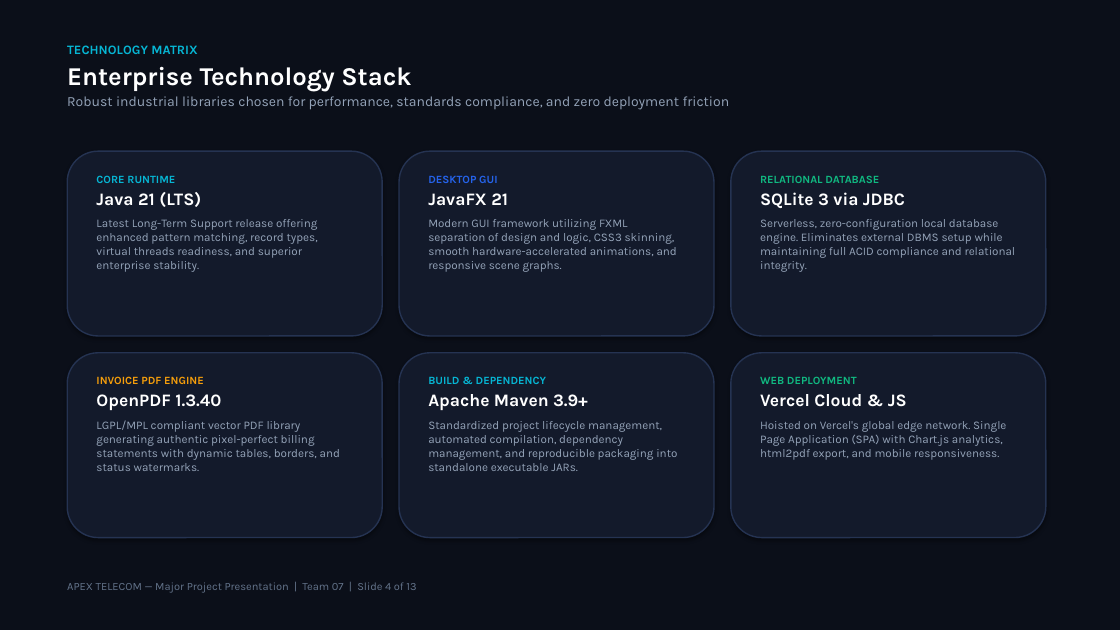
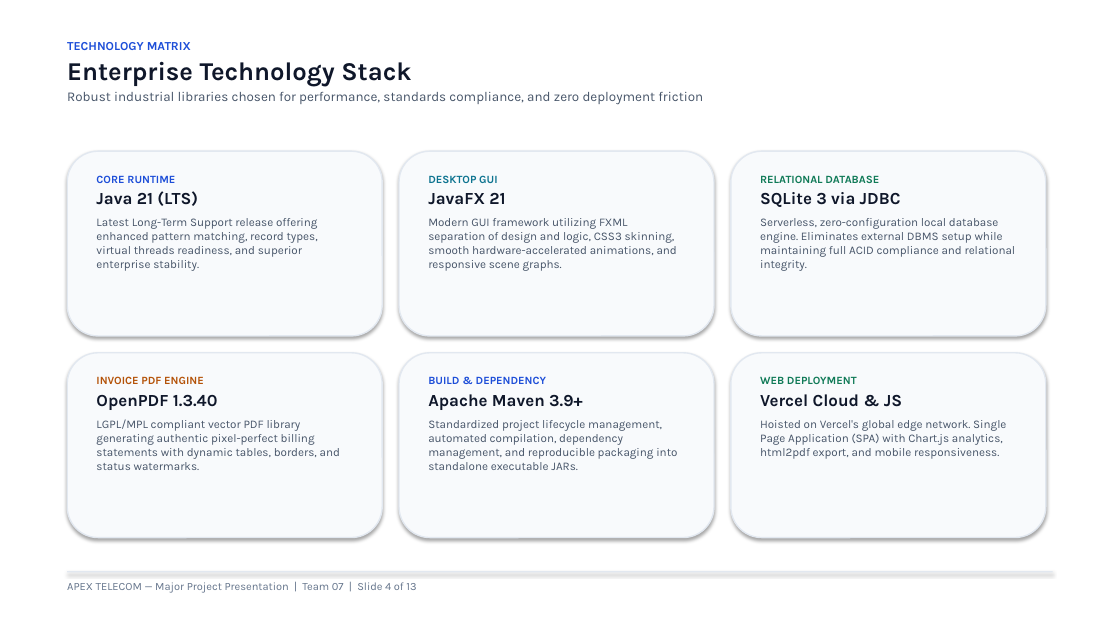
Before and after one commit to ashlesh0805/TelephoneBillManagementSystem, a slide deck: slide 4 of Telephone_Bill_Management_System_Team07.pptx. Drawn at 1120x630 pixels with LibreOffice and Linux fonts; fonts in the diff are those of the drawing. Boxes give left, top, right and bottom in pixels: in the first picture for what was removed or moved away, otherwise in the second. Text is boxed around its words. In the diff, an @@ line names an element or a change of style, - is before the commit and + after.

Commit message:
docs: style presentation deck with clean white theme and decent professional colors

```diff
--- a/Telephone_Bill_Management_System_Team07.pptx
+++ b/Telephone_Bill_Management_System_Team07.pptx
@@ rectangle at (x1=0, y1=0, x2=1120, y2=630): fill #0B0F19 to #FFFFFF @@
@@ text "TECHNOLOGY MATRIX" at (x1=67, y1=42, x2=703, y2=105): size 11 to 10.5 pt, text colour #06B6D4 to #1D4ED8 in "TECHNOLOGY MATRIX"; text colour #FFFFFF to #0F172A in "Enterprise Technology Stack"; size 12 to 11.5 pt, text colour #94A3B8 to #475569 in "Robust industrial libraries chosen for performance, standard ..." @@
@@ fill #131A2B to #F8FAFC; outline #253352 1.2 pt to #E2E8F0 1.2 pt in 6 elements at (x1=399, y1=151, x2=714, y2=336), (x1=731, y1=151, x2=1046, y2=336), (x1=67, y1=353, x2=382, y2=538), (x1=399, y1=353, x2=714, y2=538), (x1=731, y1=353, x2=1046, y2=538), (x1=67, y1=151, x2=382, y2=336) @@
@@ text "CORE RUNTIME" at (x1=96, y1=175, x2=318, y2=271): text colour #06B6D4 to #1D4ED8 in "CORE RUNTIME"; size 15 to 14.5 pt, text colour #FFFFFF to #0F172A in "Java 21 (LTS)"; text colour #94A3B8 to #475569 in "Latest Long-Term Support release offering enhanced pattern ..." @@
@@ text "DESKTOP GUI" at (x1=428, y1=175, x2=677, y2=271): text colour #2563EB to #0E7490 in "DESKTOP GUI"; size 15 to 14.5 pt, text colour #FFFFFF to #0F172A in "JavaFX 21"; text colour #94A3B8 to #475569 in "Modern GUI framework utilizing FXML separation of ..." @@
@@ text "RELATIONAL DATABASE" at (x1=760, y1=175, x2=1016, y2=271): text colour #10B981 to #107A57 in "RELATIONAL DATABASE"; size 15 to 14.5 pt, text colour #FFFFFF to #0F172A in "SQLite 3 via JDBC"; text colour #94A3B8 to #475569 in "Serverless, zero-configuration local database engine. Elimin ..." @@
@@ text "INVOICE PDF ENGINE" at (x1=96, y1=376, x2=340, y2=470): text colour #F59E0B to #B45309 in "INVOICE PDF ENGINE"; size 15 to 14.5 pt, text colour #FFFFFF to #0F172A in "OpenPDF 1.3.40"; text colour #94A3B8 to #475569 in "LGPL/MPL compliant vector PDF library generating authentic ..." @@
@@ text "BUILD & DEPENDENCY" at (x1=428, y1=376, x2=677, y2=470): text colour #06B6D4 to #1D4ED8 in "BUILD & DEPENDENCY"; size 15 to 14.5 pt, text colour #FFFFFF to #0F172A in "Apache Maven 3.9+"; text colour #94A3B8 to #475569 in "Standardized project lifecycle management, automated compila ..." @@
@@ text "WEB DEPLOYMENT" at (x1=760, y1=376, x2=1006, y2=459): text colour #10B981 to #107A57 in "WEB DEPLOYMENT"; size 15 to 14.5 pt, text colour #FFFFFF to #0F172A in "Vercel Cloud & JS"; text colour #94A3B8 to #475569 in "Hoisted on Vercel's global edge network. Single ..." @@
@@ rectangle added at (x1=67, y1=571, x2=1053, y2=572), fill #E2E8F0 @@
```
Also in this commit, not shown: 12 other slides changed, 3 other files.
